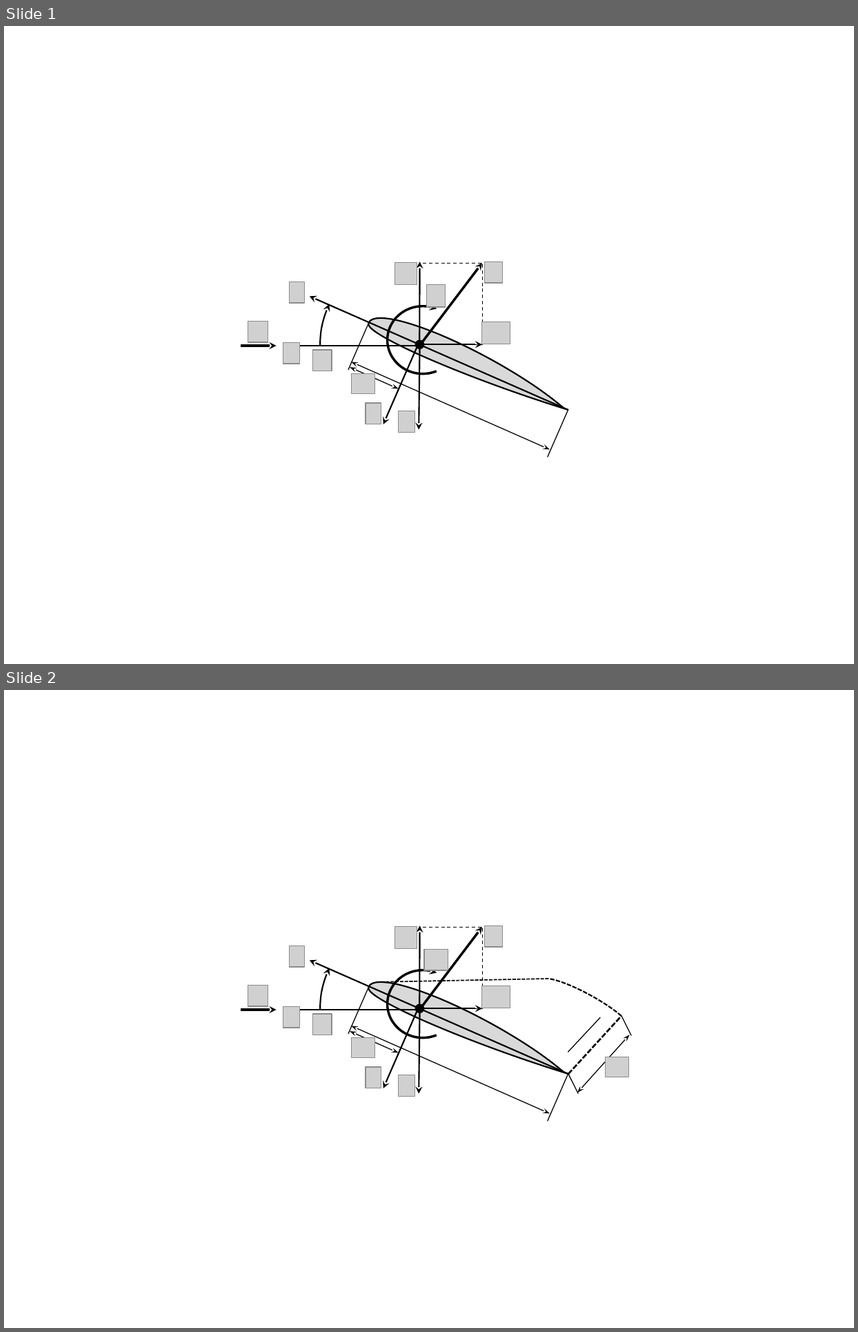
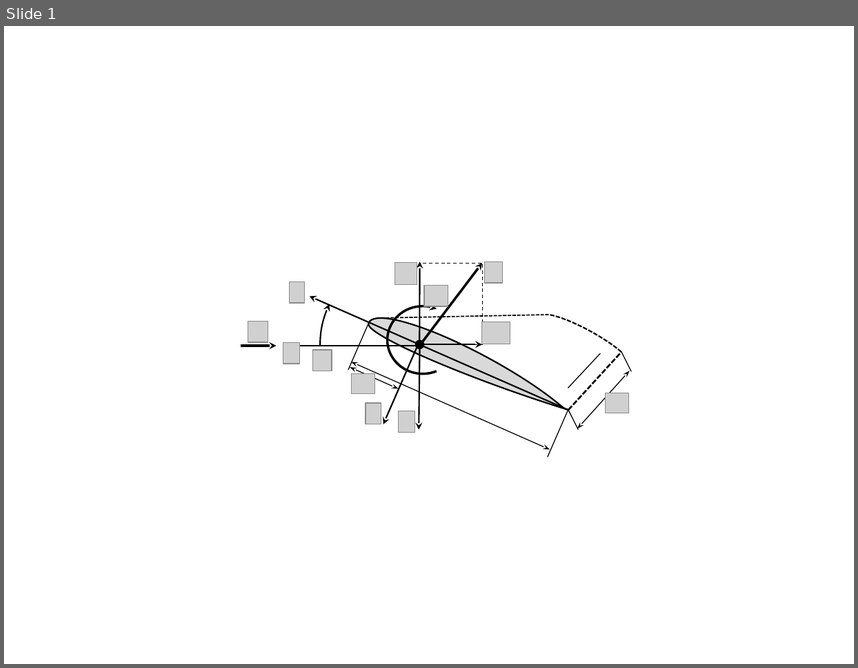
Before and after one commit to vldobr/GitHubPublications2012, a slide deck: Springer_UAV_book/Pictures/Fig10.pptx. Shown one above the other, each under a label of ours: slides 1 and 2 before the commit, slide 1 after it. The pictures are 858x1332 and 858x668 pixels, drawn with LibreOffice and Linux fonts; fonts in the diff are those of the drawing; grey boxes stand for pictures; background and template pictures are left out. Boxes give left, top, right and bottom in pixels: in the first picture for what was removed or moved away, otherwise in the second. Text is boxed around its words. In the diff, an @@ line names an element or a change of style, - is before the commit and + after.

```diff
--- a/Springer_UAV_book/Pictures/Fig10.pptx
+++ b/Springer_UAV_book/Pictures/Fig10.pptx
@@ slide 1 removed at (x1=4, y1=26, x2=854, y2=664), background #FFFFFF @@
@@ arc (boxed as its full ellipse) removed at (x1=320, y1=247, x2=516, y2=443) @@
@@ picture removed at (x1=395, y1=262, x2=417, y2=285) @@
@@ arrow removed from (419, 345) to (419, 261) @@
@@ rectangle removed at (x1=419, y1=263, x2=483, y2=345) @@
@@ arrow removed from (422, 341) to (481, 263) @@
@@ picture removed at (x1=485, y1=261, x2=503, y2=283) @@
@@ picture removed at (x1=290, y1=282, x2=305, y2=303) @@
@@ picture removed at (x1=426, y1=285, x2=445, y2=307) @@
@@ arrow removed from (568, 410) to (309, 296) @@
@@ arc (boxed as its full ellipse) removed at (x1=357, y1=299, x2=598, y2=463) @@
@@ arc (boxed as its full ellipse) removed at (x1=363, y1=308, x2=680, y2=446) @@
@@ arc (boxed as its full ellipse) removed at (x1=388, y1=305, x2=458, y2=374) @@
@@ picture removed at (x1=248, y1=321, x2=268, y2=342) @@
@@ line removed from (348, 370) to (369, 322) @@
@@ freeform shape removed at (x1=369, y1=318, x2=562, y2=408) @@
@@ picture removed at (x1=481, y1=322, x2=510, y2=344) @@
@@ arrow removed from (240, 345) to (276, 345) @@
@@ picture removed at (x1=283, y1=342, x2=299, y2=363) @@
@@ arrow removed from (421, 345) to (286, 345) @@
@@ picture removed at (x1=312, y1=350, x2=331, y2=371) @@
@@ arrow removed from (417, 348) to (383, 424) @@
@@ ellipse removed at (x1=415, y1=341, x2=423, y2=348) @@
@@ arrow removed from (419, 348) to (419, 429) @@
@@ arrow removed from (424, 344) to (481, 344) @@
@@ double arrow removed from (350, 367) to (399, 389) @@
@@ double arrow removed from (351, 362) to (550, 450) @@
@@ picture removed at (x1=352, y1=374, x2=375, y2=394) @@
@@ picture removed at (x1=366, y1=403, x2=381, y2=424) @@
@@ picture removed at (x1=399, y1=411, x2=415, y2=432) @@
@@ line removed from (547, 457) to (568, 410) @@
@@ what was slide 2 is now slide 1 @@
```
Also in this commit, not shown: 2 other files.
